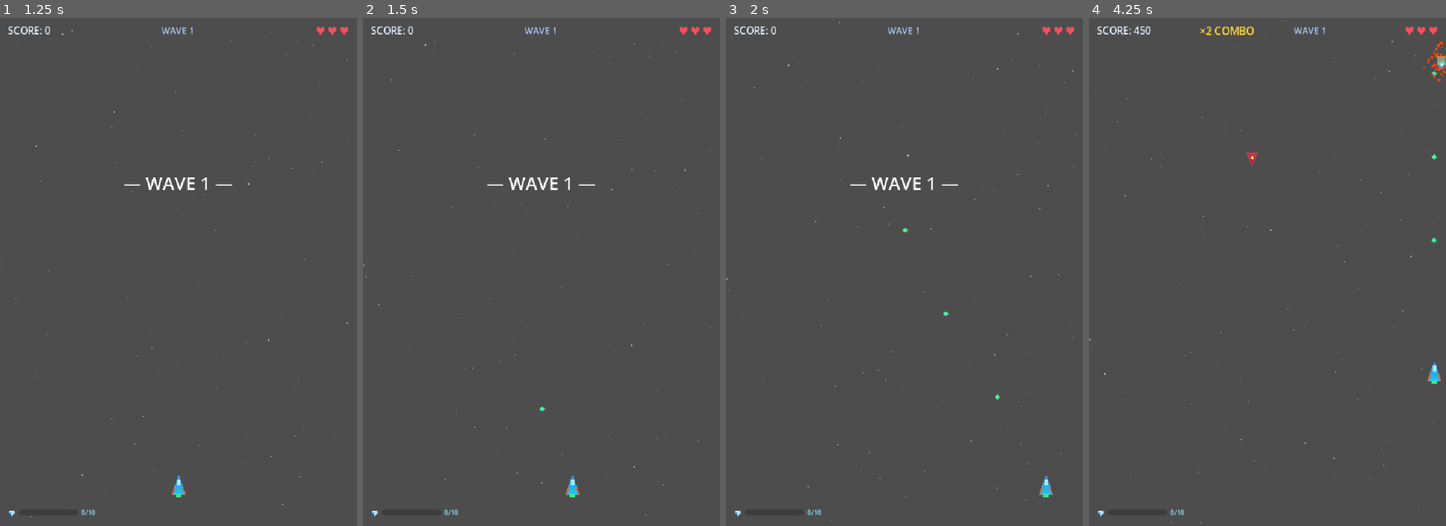
Above: before the commit, frames 1-4 (left to right).
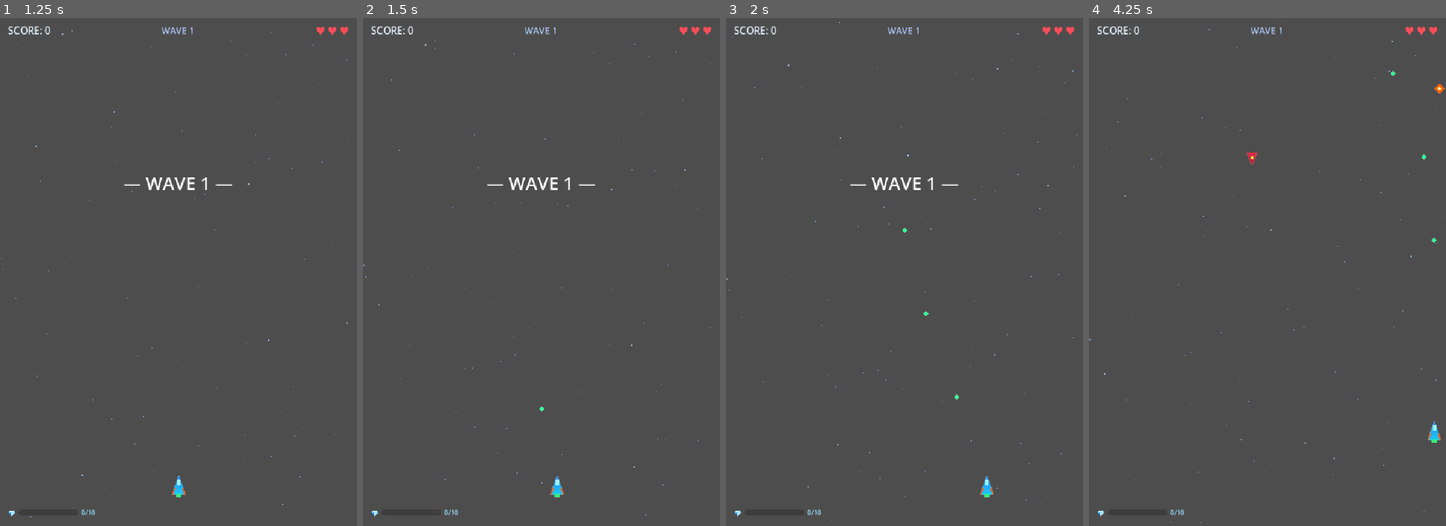
Above: after the commit, the same moments.

Repository: DiscM/Farinuff-Flight
Game: Godot game, scene res://ui/main_menu.tscn
Two runs of this game, one before a commit and one after it. Both use one fixed random seed, a clock stepped at 60 frames per second and the inputs below.
Inputs (mouse positions are in pixels of both pictures, inside the frame that each line leads up to):
- Up to frame 1 (1.25 s): click "▶ PLAY" at 0.5 s
- Up to frame 2 (1.5 s): tap Enter at 1.25 s; move the mouse to (620, 246) at 1.27 s; hold D (move_right) from 1.28 s (still down); hold Space (shoot) from 1.28 s (still down)
- Up to frame 3 (2 s): keep holding D (move_right); keep holding Space (shoot)
- Up to frame 4 (4.25 s): move the mouse to (1196, 297) at 2.02 s; release D (move_right) at 2.03 s; release Space (shoot) at 2.03 s; hold S (move_down) 2.03-2.78 s; tap Space (shoot) at 2.1, 3.6 s; move the mouse to (1303, 160) at 2.77 s; hold D (move_right) 2.78-3.53 s; hold Space (shoot) 2.78-3.53 s; move the mouse to (1249, 373) at 3.52 s; hold W (move_up) from 3.53 s (still down)

Frame 1 is identical in both runs. In frame 2, 0.2% of the frame differs, in the area x 49-61%, y 76-95%; in frame 3, 0.2%; in frame 4, 0.7%, in the area x 12-100%, y 1-84%.

Commit message:
Bug Fix & Pause Menu
Fixed button controls for the pause menu. First fix for game pausing inadvertently causing a memory leak.

Diff:
--- a/entities/player/player.gd
+++ b/entities/player/player.gd
@@ -3,7 +3,7 @@
 
 const BULLET_SCENE := preload("res://entities/bullets/bullet.tscn")
 
-@export var speed: float = 450.0
+@export var speed: float = 280.0
 @export var base_fire_rate: float = 0.22  # seconds between shots
 
 # Power-up state (temporary)
@@ -47,8 +47,8 @@
 var velocity: Vector2 = Vector2.ZERO
 
 # Movement feel
-@export var acceleration: float = 12.0  # how fast we reach top speed
-@export var drag: float = 8.0           # how fast we decelerate (lower = more slide)
+@export var acceleration: float = 8.0   # how fast we reach top speed
+@export var drag: float = 14.0          # how fast we decelerate (higher = tighter/snappier stop)
 
 func _ready() -> void:
 	add_to_group("player")
--- a/scenes/game.gd
+++ b/scenes/game.gd
@@ -54,6 +54,8 @@
 	else:
 		camera.offset = Vector2.ZERO
 
+var _pause_overlay: CanvasLayer = null
+
 func _unhandled_input(event: InputEvent) -> void:
 	if event is InputEventKey and event.keycode == KEY_ESCAPE and event.pressed and not event.echo:
 		if not GameManager.is_game_active:
@@ -61,23 +63,32 @@
 		if allocation_active or elite_upgrade_active or try_again_active:
 			return
 		if pause_active:
+			_close_pause_menu()
 			return
 		_open_pause_menu()
+		get_viewport().set_input_as_handled()
 
 func _open_pause_menu() -> void:
 	if pause_active:
 		return
 	pause_active = true
 	get_tree().paused = true
-	var overlay := CanvasLayer.new()
-	overlay.process_mode = Node.PROCESS_MODE_ALWAYS
-	add_child(overlay)
+	_pause_overlay = CanvasLayer.new()
+	_pause_overlay.process_mode = Node.PROCESS_MODE_ALWAYS
+	add_child(_pause_overlay)
 	var menu := PAUSE_MENU_SCENE.instantiate()
 	menu.resumed.connect(_on_pause_resumed)
-	overlay.add_child(menu)
+	_pause_overlay.add_child(menu)
+
+func _close_pause_menu() -> void:
+	get_tree().paused = false
+	pause_active = false
+	if is_instance_valid(_pause_overlay):
+		_pause_overlay.queue_free()
+	_pause_overlay = null
 
 func _on_pause_resumed() -> void:
-	pause_active = false
+	_close_pause_menu()
 
 func _on_screen_shake(intensity: float, duration: float) -> void:
 	shake_intensity = intensity
--- a/ui/pause_menu.gd
+++ b/ui/pause_menu.gd
@@ -11,7 +11,8 @@
 
 func _unhandled_input(event: InputEvent) -> void:
 	if event is InputEventKey and event.keycode == KEY_ESCAPE and event.pressed and not event.echo:
-		_on_resume()
+		get_viewport().set_input_as_handled()
+		resumed.emit()
 
 func _build_ui() -> void:
 	# Full-screen semi-transparent overlay
Not shown, changed: export_presets.cfg
Not shown, added: Space Shooter.console.exe
Not shown, added: Space Shooter.exe
Not shown, added: Space Shooter.pck
